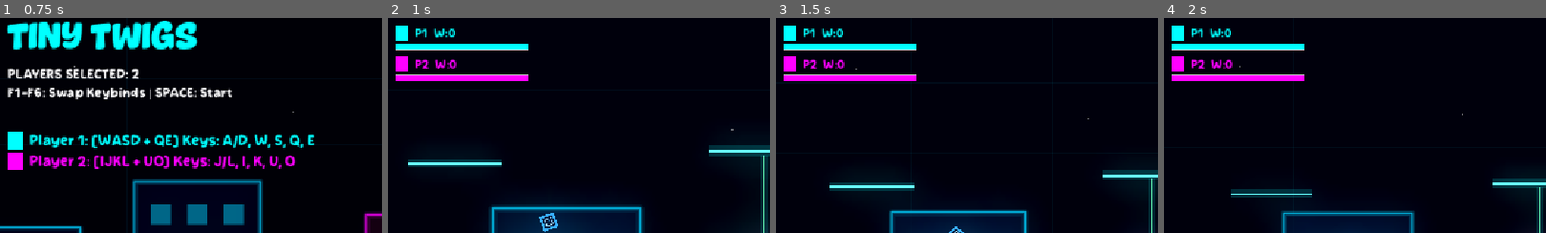
Above: before the commit, frames 1-4 (left to right).
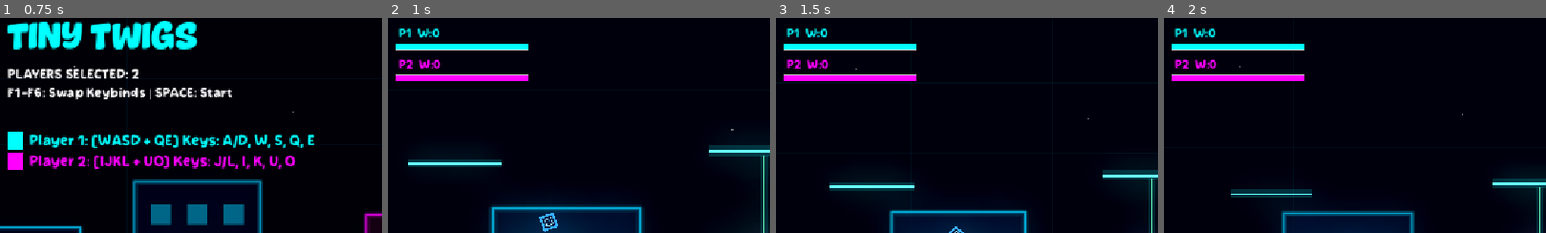
Above: after the commit, the same moments.

Repository: AbstractMelon/tiny-twigs
Game: Godot game, scene res://scenes/menu/menu.tscn
Two runs of this game, one before a commit and one after it. Both use one fixed random seed, a clock stepped at 60 frames per second and the inputs below. Sound files missing from this copy of the repository are replaced by a short silence.
Inputs:
- Up to frame 1 (0.75 s): tap Enter at 0.5 s; hold D from 0.53 s (still down); tap 2 at 0.6 s
- Up to frame 2 (1 s): keep holding D; tap Space at 0.77 s
- Up to frame 3 (1.5 s): keep holding D; tap 6 at 1.35 s
- Up to frame 4 (2 s): keep holding D; tap Space at 1.52 s
The pictures show only the part of the screen within x 1-51%, y 1-51%; the shares and areas given below are measured in that part.

Frame 1 is identical in both runs. In frame 2, 1.2% of the frame differs, in the area x 2-18%, y 3-25%; in frame 3, 1.2%; in frame 4, 1.2%.

Commit message:
fix: add unique IDs to player nodes and update menu scene metadata

Diff:
--- a/entities/player/player.tscn
+++ b/entities/player/player.tscn
@@ -318,17 +318,17 @@
 &"walk": SubResource("Animation_walk")
 }
 
-[node name="Player" type="CharacterBody2D"]
+[node name="Player" type="CharacterBody2D" unique_id=429049337]
 script = ExtResource("1_player")
 
-[node name="CollisionShape2D" type="CollisionShape2D" parent="."]
+[node name="CollisionShape2D" type="CollisionShape2D" parent="." unique_id=414401194]
 shape = SubResource("CapsuleShape2D_player")
 
-[node name="Visuals" type="Node2D" parent="."]
-
-[node name="BodyParts" type="Node2D" parent="Visuals"]
-
-[node name="Head" type="Line2D" parent="Visuals/BodyParts"]
+[node name="Visuals" type="Node2D" parent="." unique_id=1401914880]
+
+[node name="BodyParts" type="Node2D" parent="Visuals" unique_id=823001115]
+
+[node name="Head" type="Line2D" parent="Visuals/BodyParts" unique_id=1138873998]
 position = Vector2(0, 0.120490745)
 points = PackedVector2Array(-8, -20, 8, -20, 8, -12, -8, -12, -8, -20)
 width = 4.0
@@ -337,7 +337,7 @@
 begin_cap_mode = 2
 end_cap_mode = 2
 
-[node name="HeadDetail" type="Line2D" parent="Visuals/BodyParts/Head"]
+[node name="HeadDetail" type="Line2D" parent="Visuals/BodyParts/Head" unique_id=1474107931]
 points = PackedVector2Array(-5, -17, -3, -17, -3, -15, -5, -15)
 width = 2.0
 default_color = Color(0.5, 1, 1, 1)
@@ -345,7 +345,7 @@
 begin_cap_mode = 2
 end_cap_mode = 2
 
-[node name="HeadDetail2" type="Line2D" parent="Visuals/BodyParts/Head"]
+[node name="HeadDetail2" type="Line2D" parent="Visuals/BodyParts/Head" unique_id=792910605]
 points = PackedVector2Array(3, -17, 5, -17, 5, -15, 3, -15)
 width = 2.0
 default_color = Color(0.5, 1, 1, 1)
@@ -353,7 +353,7 @@
 begin_cap_mode = 2
 end_cap_mode = 2
 
-[node name="Torso" type="Line2D" parent="Visuals/BodyParts"]
+[node name="Torso" type="Line2D" parent="Visuals/BodyParts" unique_id=1786058204]
 position = Vector2(0, 0.060245372)
 points = PackedVector2Array(0, -12, 0, 8)
 width = 5.0
@@ -362,7 +362,7 @@
 begin_cap_mode = 2
 end_cap_mode = 2
 
-[node name="TorsoDetail" type="Line2D" parent="Visuals/BodyParts/Torso"]
+[node name="TorsoDetail" type="Line2D" parent="Visuals/BodyParts/Torso" unique_id=1927206565]
 points = PackedVector2Array(-3, -8, 3, -8)
 width = 2.0
 default_color = Color(0.5, 1, 1, 1)
@@ -370,7 +370,7 @@
 begin_cap_mode = 2
 end_cap_mode = 2
 
-[node name="ArmLeft" type="Line2D" parent="Visuals/BodyParts"]
+[node name="ArmLeft" type="Line2D" parent="Visuals/BodyParts" unique_id=1804212654]
 position = Vector2(0, -8)
 rotation = -0.012049074
 points = PackedVector2Array(0, 0, -12, 8)
@@ -380,7 +380,7 @@
 begin_cap_mode = 2
 end_cap_mode = 2
 
-[node name="ArmRight" type="Line2D" parent="Visuals/BodyParts"]
+[node name="ArmRight" type="Line2D" parent="Visuals/BodyParts" unique_id=1075803061]
 position = Vector2(0, -8)
 rotation = 0.012049074
 points = PackedVector2Array(0, 0, 12, 8)
@@ -390,7 +390,7 @@
 begin_cap_mode = 2
 end_cap_mode = 2
 
-[node name="LegLeft" type="Line2D" parent="Visuals/BodyParts"]
+[node name="LegLeft" type="Line2D" parent="Visuals/BodyParts" unique_id=282497127]
 position = Vector2(-4, 8)
 points = PackedVector2Array(0, 0, 0, 16)
 width = 4.0
@@ -399,7 +399,7 @@
 begin_cap_mode = 2
 end_cap_mode = 2
 
-[node name="LegRight" type="Line2D" parent="Visuals/BodyParts"]
+[node name="LegRight" type="Line2D" parent="Visuals/BodyParts" unique_id=860468589]
 position = Vector2(4, 8)
 points = PackedVector2Array(0, 0, 0, 16)
 width = 4.0
@@ -408,15 +408,13 @@
 begin_cap_mode = 2
 end_cap_mode = 2
 
-[node name="WeaponHolder" type="Node2D" parent="Visuals"]
+[node name="WeaponHolder" type="Node2D" parent="Visuals" unique_id=1919417395]
 position = Vector2(12, -4)
 
-[node name="GlowEffect" type="PointLight2D" parent="."]
+[node name="GlowEffect" type="PointLight2D" parent="." unique_id=1007263867]
 color = Color(0, 1, 1, 1)
 energy = 1.5
 texture_scale = 2.0
 
-[node name="AnimationPlayer" type="AnimationPlayer" parent="."]
-libraries = {
-&"": SubResource("AnimationLibrary_player")
-}
+[node name="AnimationPlayer" type="AnimationPlayer" parent="." unique_id=2028861652]
+libraries/ = SubResource("AnimationLibrary_player")
--- a/scenes/menu/menu.tscn
+++ b/scenes/menu/menu.tscn
@@ -17,6 +17,7 @@
 script = ExtResource("1_menu")
 
 [node name="Background" parent="." unique_id=1387930581 instance=ExtResource("2_bg")]
+metadata/_edit_group_ = true
 
 [node name="MenuUI" type="CanvasLayer" parent="." unique_id=1703549066]
 
--- a/ui/game_ui.gd
+++ b/ui/game_ui.gd
@@ -71,11 +71,6 @@
 		var top_row = HBoxContainer.new()
 		player_info.add_child(top_row)
 
-		var color_rect = ColorRect.new()
-		color_rect.custom_minimum_size = Vector2(20, 20)
-		color_rect.color = players[i].player_color
-		top_row.add_child(color_rect)
-
 		var label = Label.new()
 		var pid: int = int(players[i].player_id)
 		label.text = " P%d  W:%d" % [pid, GameState.get_wins(pid)]
Not shown: 1 places in entities/player/player.tscn that only renumber resources
